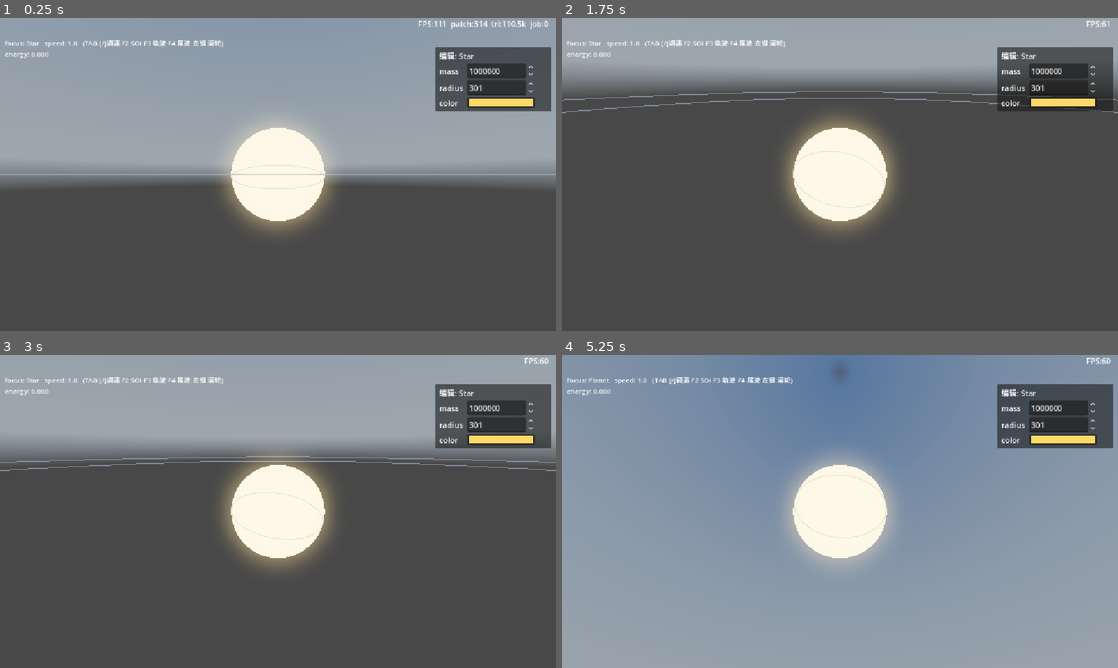
Above: before the commit, frames 1-4 (two rows, left to right).
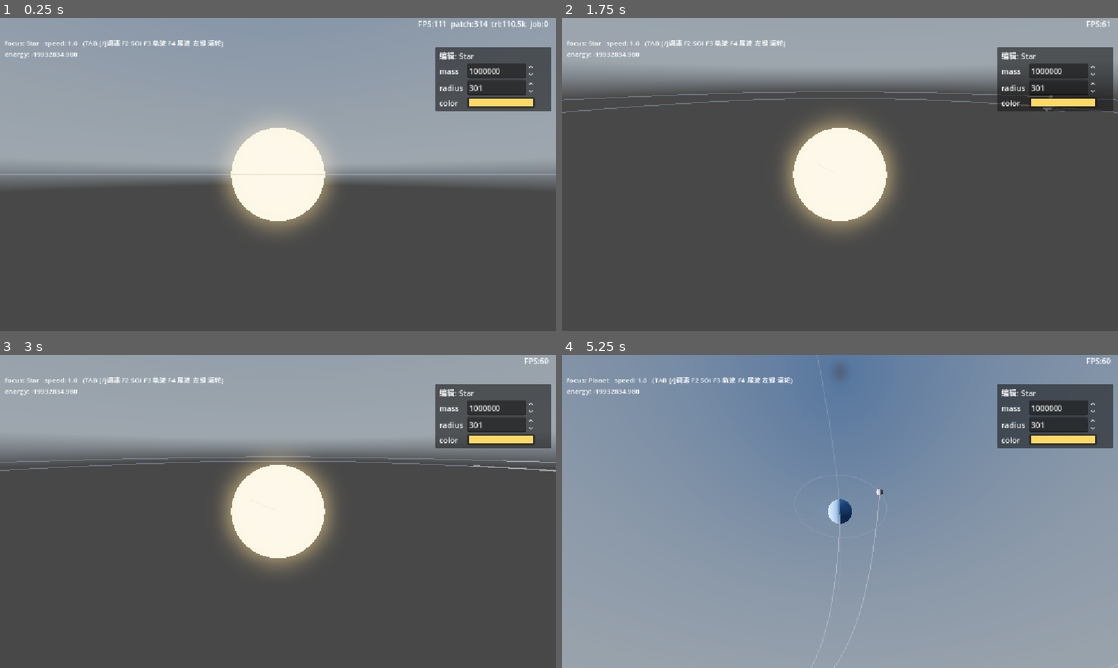
Above: after the commit, the same moments.

Repository: xiaobaibaix/stellar_era_godot
Game: Godot game, scene res://scenes/main.tscn
The game is run twice, just before and just after one commit, with the same random seed, the same clock (stepped at 60 frames per second) and the same inputs. A sky picture missing from this copy of the repository is replaced by a grey-blue gradient.
Inputs (mouse positions are in pixels of both pictures, inside the frame that each line leads up to):
- Up to frame 1 (0.25 s): no input
- Up to frame 2 (1.75 s): tap Enter at 0.5 s; move the mouse to (962, 158) at 0.52 s; hold D 0.53-1.25 s; hold Q 0.53-1.25 s; click (962, 158) at 0.67 s; tap Space at 0.77, 1.25 s; drag from (728, 190) to (812, 237) at 1.27 s
- Up to frame 3 (3 s): move the mouse to (333, 442) at 2.02 s; hold D 2.03-2.75 s; tap Shift at 2.1 s; drag from (250, 574) to (111, 464) at 2.77 s
- Up to frame 4 (5.25 s): move the mouse to (1006, 558) at 3.52 s; hold A 3.53-4.25 s; tap Enter at 3.6, 4.25 s; tap Space at 3.77 s; drag from (673, 464) to (756, 433) at 4.27 s; move the mouse to (867, 511) at 5.02 s; hold S from 5.03 s (still down); tap Tab at 5.1 s; click (867, 511) at 5.17 s

The runs differ from the first frame. In frame 1, less than 0.1% of the frame differs, in the area x 5-59%, y 10-53%; in frame 2, 0.6%; in frame 3, 0.4%; in frame 4, 5.7%, in the area x 5-60%, y 0-100%.
Error before the commit: Invalid access to property or key 'position' on a base object of type 'Nil'. (res://celestial_system.gd:191)

Commit message:
优化：改结构代码同步

Diff:
--- a/celestial_system.gd
+++ b/celestial_system.gd
@@ -180,16 +180,100 @@
 			var msub: float = float(sub.get_total_mass())
 			sub._hill_radius = sdist * pow(msub / (3.0 * dominant.mass), 1.0 / 3.0)
 			sidx += 1
+	elif not child_systems.is_empty():
+		# 顶层"星系群": 无 dominant, 各 child_system 作质点 N 体互绕(互相制约; 双星 = N=2 特例)。
+		_init_cluster_physics()
 	if parent_system == null:
 		sim.zero_momentum()
-		var max_d: float = 0.0
+		_hill_radius = _compute_top_boundary()
+
+
+## 顶层星系群初始化(无 dominant): 各 child_system 作质点放入本层 sim, 两两引力互绕。
+## 每个质点绕群质心给切向速度 → 互相束缚。双星(N=2)用精确二体圆速度; 多体取质心圆速度 0.6 倍(略偏心)。
+func _init_cluster_physics() -> void:
+	var total_mass := 0.0
+	var bx := 0.0
+	var by := 0.0
+	var bz := 0.0
+	for sub in child_systems:
+		var ms: float = float(sub.get_total_mass())
+		bx += sub.position.x * ms
+		by += sub.position.y * ms
+		bz += sub.position.z * ms
+		total_mass += ms
+	if total_mass <= 0.0:
+		return
+	bx /= total_mass
+	by /= total_mass
+	bz /= total_mass
+	var is_binary: bool = child_systems.size() == 2
+	for sub in child_systems:
+		var ms: float = float(sub.get_total_mass())
+		var rx: float = sub.position.x - bx
+		var ry: float = sub.position.y - by
+		var rz: float = sub.position.z - bz
+		var ri: float = sqrt(rx * rx + ry * ry + rz * rz)
+		if ri < 1.0:
+			rx = 5000.0
+			ri = 5000.0
+		var speed: float
+		if is_binary:
+			# 精确二体圆速度: v_i = √(G·m_other² / (M·d)), d = 2·ri(质心对称)
+			var m_other: float = total_mass - ms
+			var d: float = ri * 2.0
+			speed = sqrt(G * m_other * m_other / (total_mass * d))
+		else:
+			speed = sqrt(G * total_mass / ri) * 0.6
+		# xz 平面切向方向 (-rz, 0, rx) 归一化
+		var tx: float = -rz
+		var tz: float = rx
+		var tl: float = sqrt(tx * tx + tz * tz)
+		if tl < 1e-9:
+			tx = 0.0
+			tz = 1.0
+			tl = 1.0
+		var proxy := Body.new(sub.name, ms)
+		proxy.type = "system"
+		proxy.set_pos(rx, ry, rz)
+		proxy.set_vel(tx / tl * speed, 0.0, tz / tl * speed)
+		sim.add(proxy)
+		child_proxy[sub] = proxy
+		# 子系统在群里的 Hill: a·(m/(3·M_total))^(1/3)
+		sub._hill_radius = ri * pow(ms / (3.0 * total_mass), 1.0 / 3.0)
+
+
+## 顶层边界(画群 SOI / 判逃逸用): 有 dominant → 最远成员到 dominant ×1.5;
+## 无 dominant(星系群) → 最远质点到群质心 ×1.5。
+func _compute_top_boundary() -> float:
+	var max_d: float = 0.0
+	if dominant != null:
 		for c in members:
 			if c == dominant:
 				continue
 			max_d = max(max_d, float((c.position - dominant.position).length()))
 		for sub in child_systems:
 			max_d = max(max_d, float((sub.position - dominant.position).length()))
-		_hill_radius = max_d * 1.5
+	else:
+		var tm := 0.0
+		var bx := 0.0
+		var by := 0.0
+		var bz := 0.0
+		for sub in child_systems:
+			var ms: float = float(sub.get_total_mass())
+			bx += sub.position.x * ms
+			by += sub.position.y * ms
+			bz += sub.position.z * ms
+			tm += ms
+		if tm > 0.0:
+			bx /= tm
+			by /= tm
+			bz /= tm
+		for sub in child_systems:
+			var dx: float = sub.position.x - bx
+			var dy: float = sub.position.y - by
+			var dz: float = sub.position.z - bz
+			max_d = max(max_d, sqrt(dx * dx + dy * dy + dz * dz))
+	return max_d * 1.5
 
 
 func get_total_mass() -> float:
@@ -894,34 +978,49 @@
 
 
 func _recompute_hill_recursive(sys: CelestialSystem) -> void:
-	if sys.parent_system != null and sys.dominant != null:
-		var parent: CelestialSystem = sys.parent_system
-		if parent.dominant != null and parent.dominant.body != null and parent.child_proxy.has(sys):
-			var proxy: Body = parent.child_proxy[sys]
-			var dx: float = proxy.px - parent.dominant.body.px
-			var dy: float = proxy.py - parent.dominant.body.py
-			var dz: float = proxy.pz - parent.dominant.body.pz
-			var sdist: float = sqrt(dx * dx + dy * dy + dz * dz)
-			if sdist > 0.0:
-				var m: float = float(sys.get_total_mass())
-				sys._hill_radius = sdist * pow(m / (3.0 * parent.dominant.mass), 1.0 / 3.0)
-	elif sys.dominant != null and sys.dominant.body != null:
-		var max_d: float = 0.0
-		for c in sys.members:
-			if c == sys.dominant or c.body == null:
-				continue
-			var dx: float = c.body.px - sys.dominant.body.px
-			var dy: float = c.body.py - sys.dominant.body.py
-			var dz: float = c.body.pz - sys.dominant.body.pz
-			max_d = max(max_d, sqrt(dx * dx + dy * dy + dz * dz))
-		for sub in sys.child_systems:
-			if sys.child_proxy.has(sub):
-				var proxy: Body = sys.child_proxy[sub]
-				var dx: float = proxy.px - sys.dominant.body.px
-				var dy: float = proxy.py - sys.dominant.body.py
-				var dz: float = proxy.pz - sys.dominant.body.pz
-				max_d = max(max_d, sqrt(dx * dx + dy * dy + dz * dz))
-		sys._hill_radius = max_d * 1.5
+	var parent: CelestialSystem = sys.parent_system
+	if parent != null and sys.dominant != null and parent.child_proxy.has(sys):
+		# 子系统(有 dominant)的 Hill: 相对父参考点, M = 父参考质量。
+		# 父有 dominant → 相对父 dominant, M = 父 dominant 质量;
+		# 父是星系群(无 dominant) → 相对群质心, M = 群总质量。
+		var proxy: Body = parent.child_proxy[sys]
+		var sdist: float = 0.0
+		var m_ref: float = 0.0
+		if parent.dominant != null and parent.dominant.body != null:
+			var db: Body = parent.dominant.body
+			var dx: float = proxy.px - db.px
+			var dy: float = proxy.py - db.py
+			var dz: float = proxy.pz - db.pz
+			sdist = sqrt(dx * dx + dy * dy + dz * dz)
+			m_ref = parent.dominant.mass
+		else:
+			var tm := 0.0
+			var bx := 0.0
+			var by := 0.0
+			var bz := 0.0
+			for s2 in parent.child_systems:
+				if not parent.child_proxy.has(s2):
+					continue
+				var pb2: Body = parent.child_proxy[s2]
+				tm += pb2.mass
+				bx += pb2.px * pb2.mass
+				by += pb2.py * pb2.mass
+				bz += pb2.pz * pb2.mass
+			if tm > 0.0:
+				bx /= tm
+				by /= tm
+				bz /= tm
+			var dx: float = proxy.px - bx
+			var dy: float = proxy.py - by
+			var dz: float = proxy.pz - bz
+			sdist = sqrt(dx * dx + dy * dy + dz * dz)
+			m_ref = tm
+		if sdist > 0.0 and m_ref > 0.0:
+			var m: float = float(sys.get_total_mass())
+			sys._hill_radius = sdist * pow(m / (3.0 * m_ref), 1.0 / 3.0)
+	elif parent == null:
+		# 顶层边界(有 dominant → 最远成员; 星系群 → 最远质点到质心)
+		sys._hill_radius = sys._compute_top_boundary()
 	for sub in sys.child_systems:
 		_recompute_hill_recursive(sub)
 
